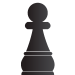
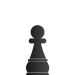
Layers edited between the first and the second 75 × 75 image:
painted on "Transformation" over 21, 2, 55, 75
